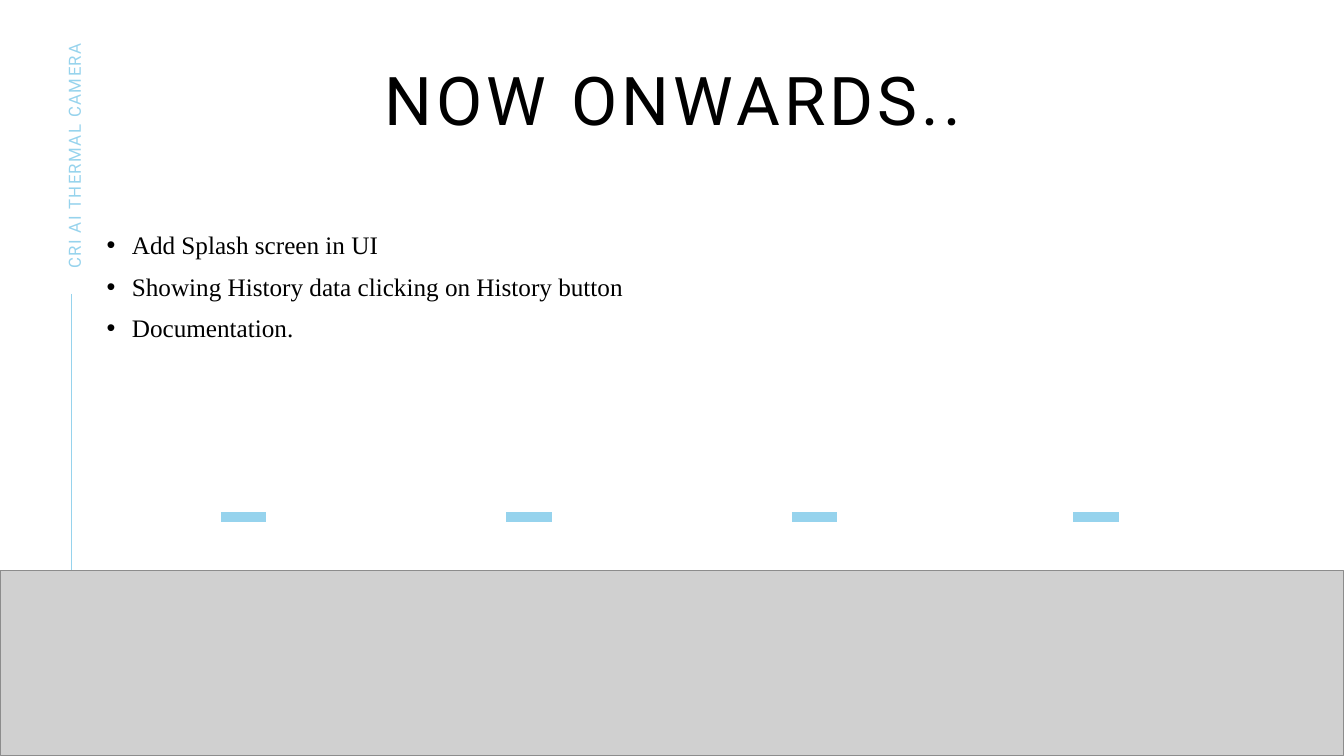
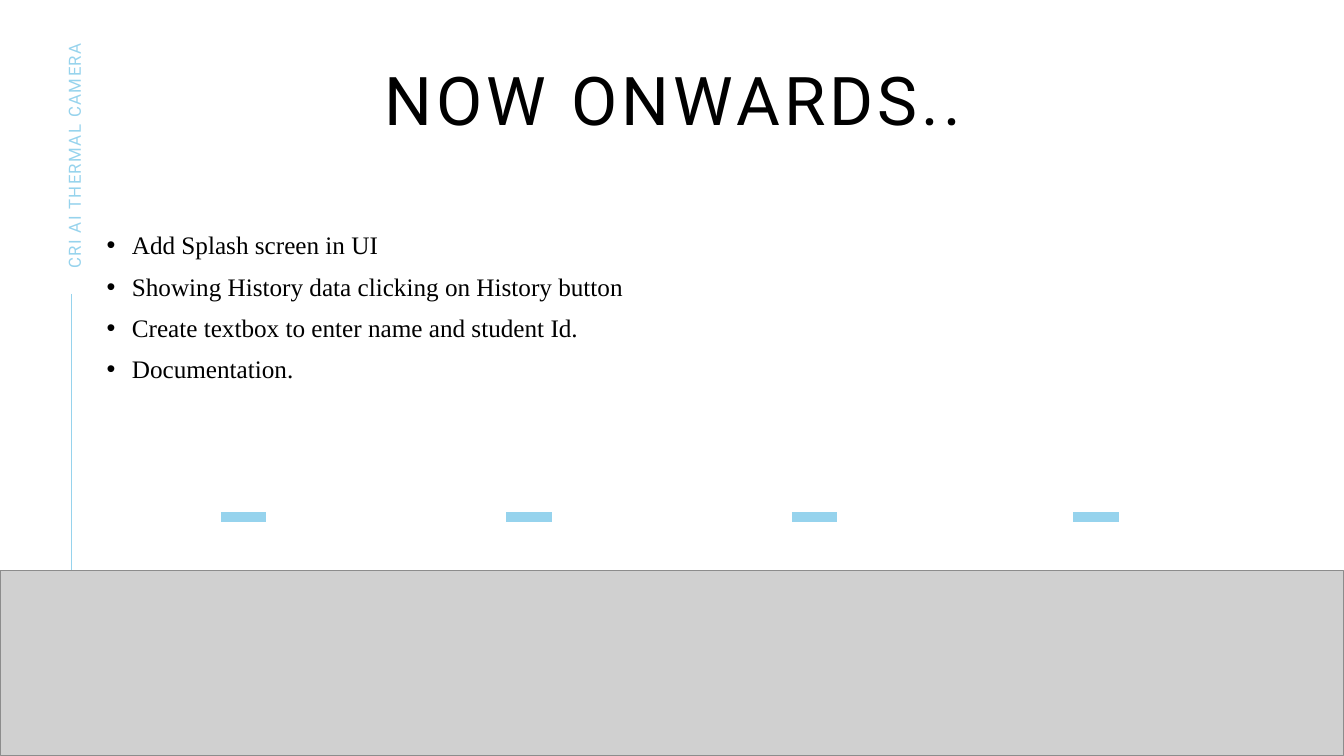
Before and after one commit to tilakpandya/Face_Recognition_Using_Thermal_Images, a slide deck: slide 16 of Presentations/CRI_AI_Camera_Week_11.pptx. Drawn at 1344x756 pixels with LibreOffice and Linux fonts; fonts in the diff are those of the drawing; grey boxes stand for pictures. Boxes give left, top, right and bottom in pixels: in the first picture for what was removed or moved away, otherwise in the second. Text is boxed around its words. In the diff, an @@ line names an element or a change of style, - is before the commit and + after.

```diff
--- a/Presentations/CRI_AI_Camera_Week_11.pptx
+++ b/Presentations/CRI_AI_Camera_Week_11.pptx
@@ text at [132,319,578,338]: paragraph added @@
+• Create textbox to enter name and student Id.
```
Also in this commit, not shown: 5 other files.
